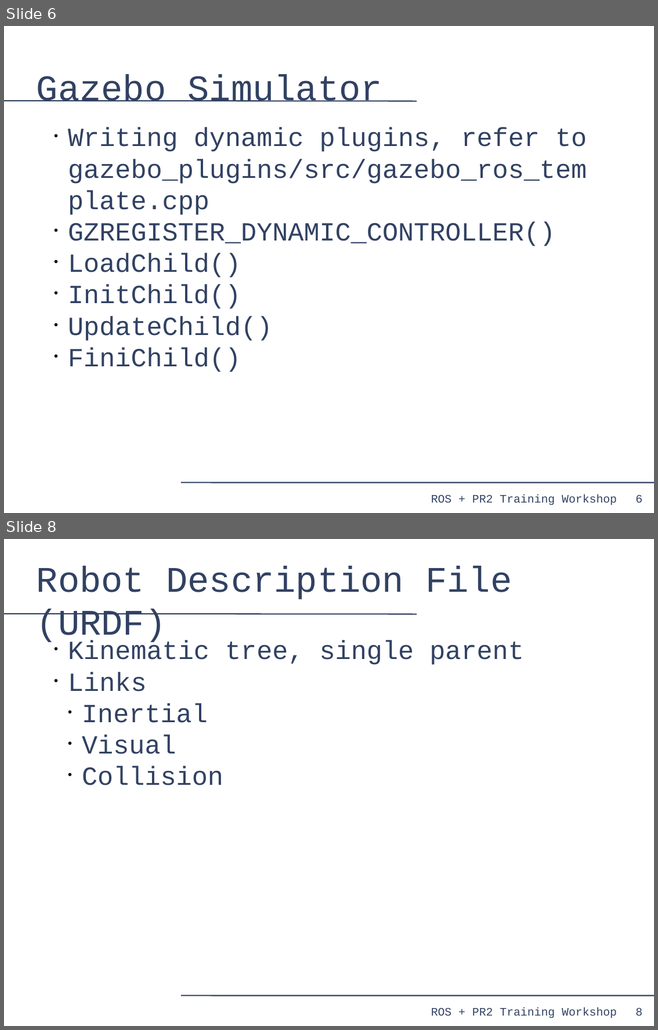
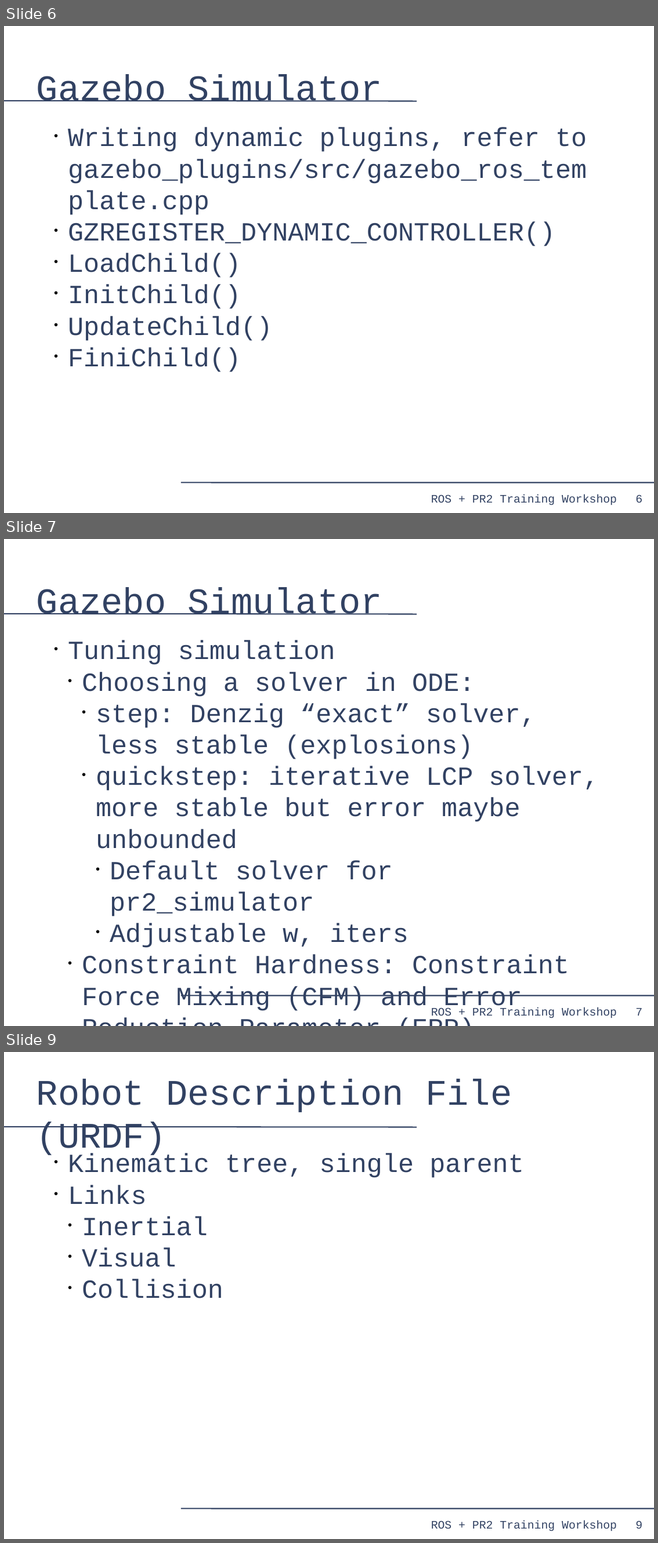
Before and after one commit to PR2/pr2_docs, a slide deck: pr2_training_workshop/simulation/simulation_training_workshop.odp. Shown one above the other, each under a label of ours: slides 6 and 8 before the commit, slides 6, 7 and 9 after it; the slides between them are not shown. The pictures are 658x1030 and 658x1543 pixels, drawn with LibreOffice and Linux fonts; fonts in the diff are those of the drawing. Boxes give left, top, right and bottom in pixels: in the first picture for what was removed or moved away, otherwise in the second. Text is boxed around its words. In the diff, an @@ line names an element or a change of style, - is before the commit and + after.

```diff
--- a/pr2_training_workshop/simulation/simulation_training_workshop.odp
+++ b/pr2_training_workshop/simulation/simulation_training_workshop.odp
@@ slide 7 added at (4,539,654,1026), background #FFFFFF; not listed: 4 template elements that a slide beside it also shows @@
@@ title added at (36,588,382,615), 44 pt, text #314162 @@
+Gazebo Simulator
@@ text added at (68,641,598,1013), 32 pt, text #314162 @@
+• Tuning simulation
+  • Choosing a solver in ODE:
+    • step: Denzig “exact” solver, less stable (explosions)
+    • quickstep: iterative LCP solver, more stable but error maybe unbounded
+      • Default solver for pr2_simulator
+      • Adjustable w, iters
+  • Constraint Hardness: Constraint Force Mixing (CFM) and Error Reduction Parameter (ERP)
@@ what was slide 8 is now slide 9 @@
@@ page number at (635,1521,642,1529): text changed @@
-8
+9
```
Also in this commit, not shown: 1 slide changed, 1 slide removed.
